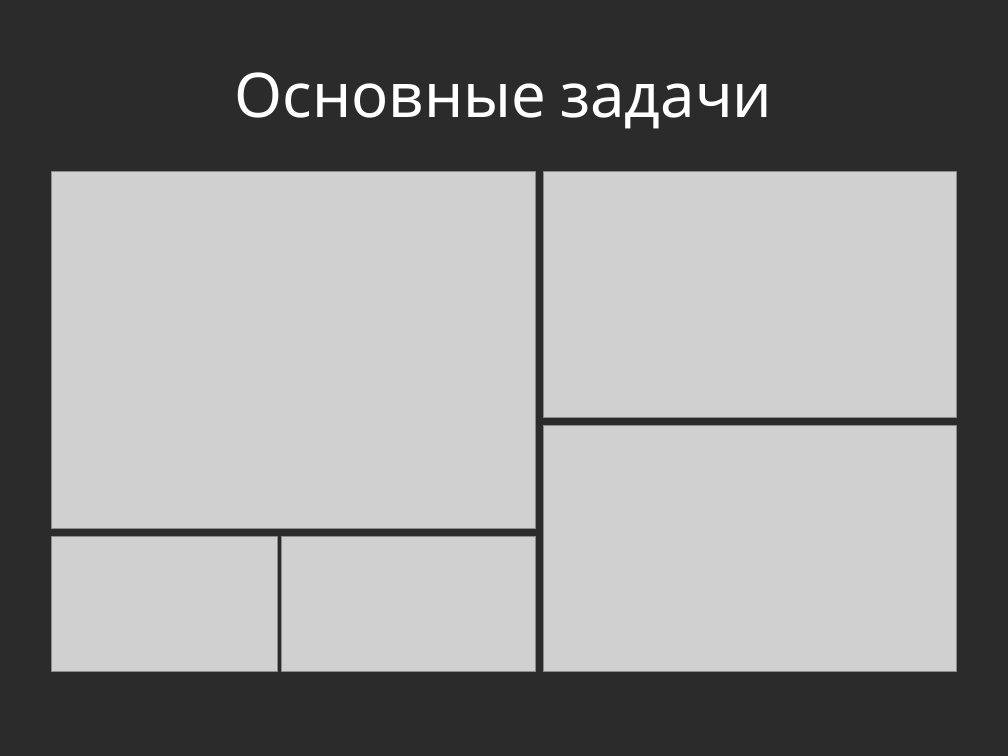
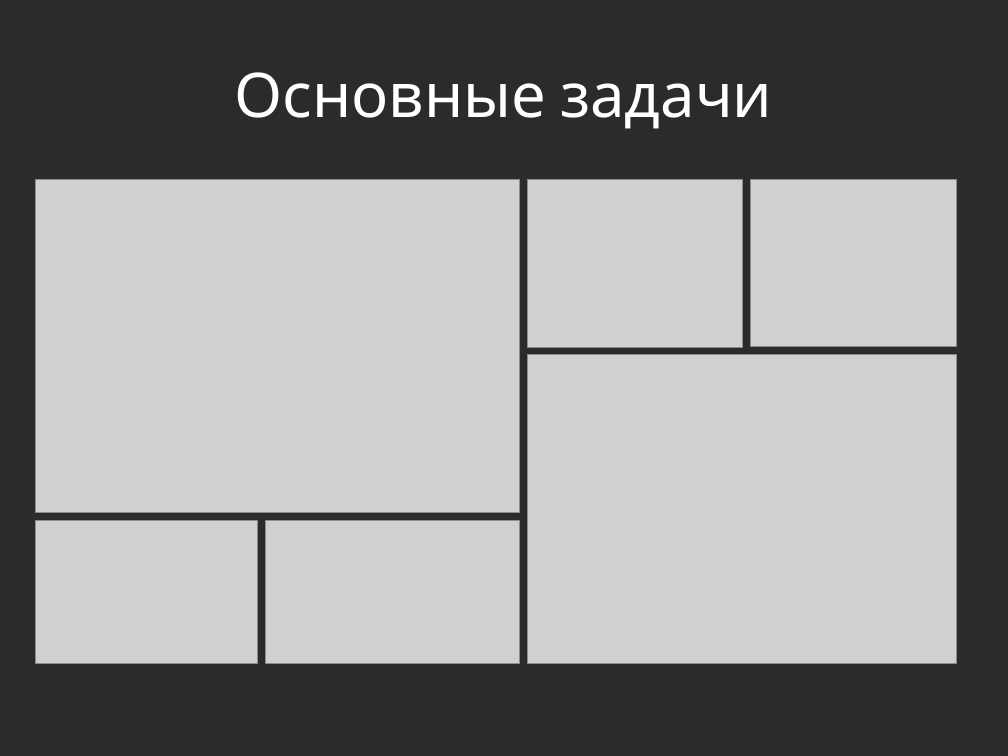
Before and after one commit to Jacobi20/quadro-xds, a slide deck: slide 4 of Docs/IT_Moscow.pptx. Drawn at 1008x756 pixels with LibreOffice and Linux fonts; fonts in the diff are those of the drawing; grey boxes stand for pictures; background and template pictures are left out; a plain dark background stands for a picture behind light text. Boxes give left, top, right and bottom in pixels: in the first picture for what was removed or moved away, otherwise in the second. Text is boxed around its words. In the diff, an @@ line names an element or a change of style, - is before the commit and + after.

```diff
--- a/Docs/IT_Moscow.pptx
+++ b/Docs/IT_Moscow.pptx
@@ picture: place and size @@
-picture at [543, 171, 956, 417]
+picture at [35, 179, 519, 513]
@@ picture removed at [51, 171, 535, 528] @@
@@ picture added at [528, 179, 743, 348] @@
@@ picture added at [750, 179, 957, 346] @@
@@ picture: place and size @@
-picture at [543, 425, 956, 671]
+picture at [528, 354, 957, 663]
@@ picture: place and size @@
-picture at [51, 536, 277, 671]
+picture at [35, 521, 257, 664]
@@ picture: place and size @@
-picture at [282, 536, 536, 671]
+picture at [266, 521, 520, 664]
```
Also in this commit, not shown: 3 other slides changed, 1 slide added, 1 slide removed, 25 other files.
